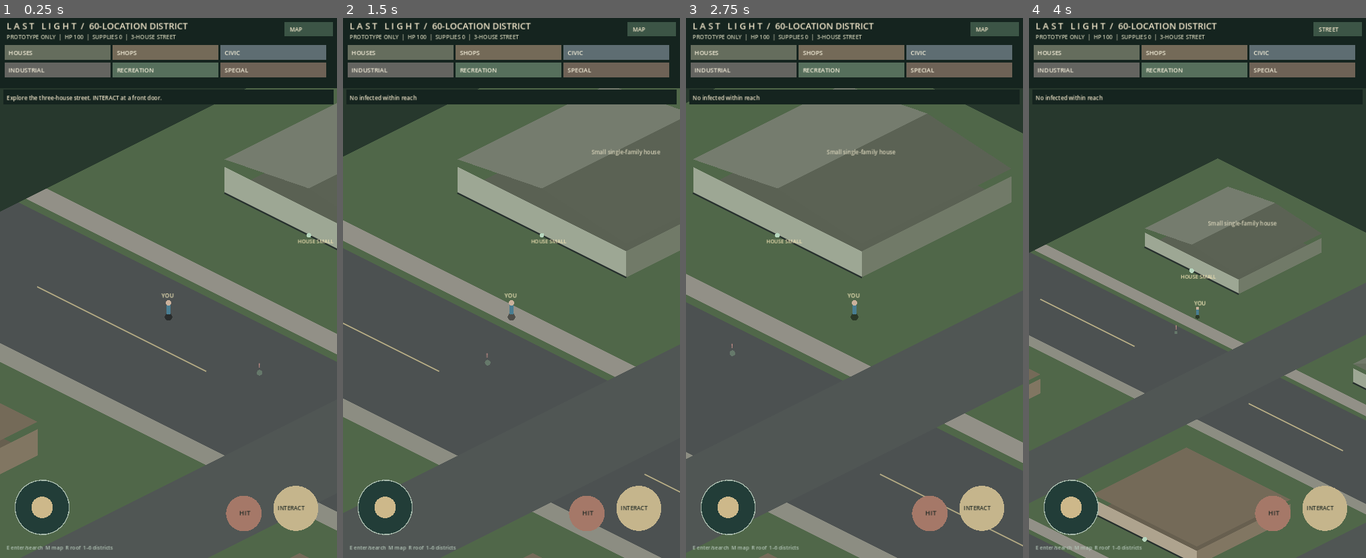
Above: before the commit, frames 1-4 (left to right).
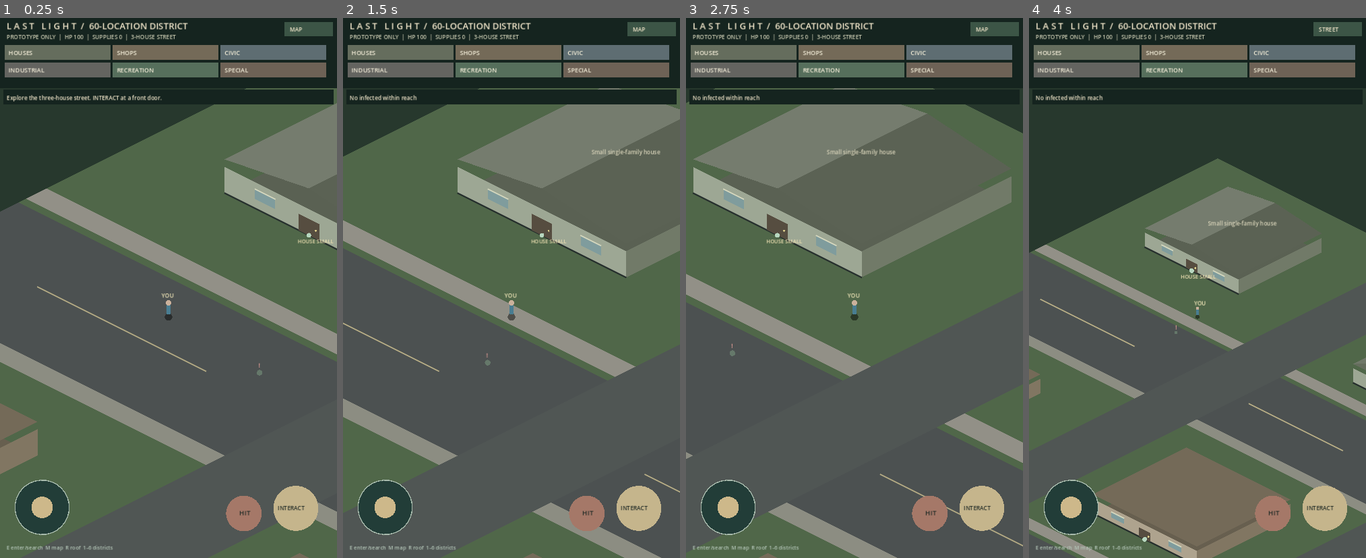
Above: after the commit, the same moments.

Repository: kalashgit/last-light-godot
Game: Godot game, scene res://scenes/neighborhood_60_showcase.tscn
Same seed, same stepped clock (60 frames per second), same inputs: the game is played once before the commit and once after it. This scene is started directly instead of the project's main scene.
Inputs (mouse positions are in pixels of both pictures, inside the frame that each line leads up to):
- Up to frame 1 (0.25 s): no input
- Up to frame 2 (1.5 s): tap Enter at 0.5 s; move the mouse to (585, 261) at 0.52 s; hold Right (ui_right) 0.53-1.25 s; tap E at 0.6 s; click (585, 261) at 0.67 s; tap Space at 0.77 s; drag from (444, 315) to (494, 396) at 1.27 s
- Up to frame 3 (2.75 s): tap Space at 2 s; move the mouse to (888, 169) at 2.02 s; hold Right (ui_right) from 2.03 s (still down); tap V at 2.1 s
- Up to frame 4 (4 s): release Right (ui_right) at 2.75 s; drag from (1180, 396) to (1096, 207) at 2.77 s; tap Enter at 3.5 s; move the mouse to (1298, 369) at 3.52 s; hold Left (ui_left) from 3.53 s (still down); tap M at 3.6 s; tap Space at 3.77 s

The runs differ from the first frame. In frame 1, 0.3% of the frame differs, in the area x 75-95%, y 31-42%; in frame 2, 0.4%; in frame 3, 0.4%, in the area x 11-45%, y 31-44%; in frame 4, 0.3%.

Commit message:
feat(world): add architectural facade windows/doors and true dual-gabled duplex prototype

Diff:
--- a/scripts/neighborhood_60_showcase.gd
+++ b/scripts/neighborhood_60_showcase.gd
@@ -400,6 +400,23 @@
         _poly(PackedVector2Array([_project(d), _project(c), _project(c, wall_height), _project(d, wall_height)]), wall)
         _poly(PackedVector2Array([_project(bx), _project(c), _project(c, wall_height), _project(bx, wall_height)]), dark_wall)
         _line(d, c, Color("262f2d"), 2)
+        # Original procedural facades: two glazed front windows and a true
+        # vertical entry panel. These are geometric placeholders, NOT F02 art.
+        for window_slot in [0.18, 0.73]:
+            var wx: float = p.x + w * window_slot
+            var wa := Vector2(wx, p.y + h)
+            var wb := Vector2(wx + minf(1.45, w * 0.12), p.y + h)
+            _poly(PackedVector2Array([
+                _project(wa, 20), _project(wb, 20),
+                _project(wb, 42), _project(wa, 42)
+            ]), Color("7f9c9d"))
+            _line(wa, wb, Color("d6d8be"), 1.3, 41)
+        var entry := Vector2(p.x + w * 0.50, p.y + h)
+        _poly(PackedVector2Array([
+            _project(entry + Vector2(-0.55, 0)), _project(entry + Vector2(0.55, 0)),
+            _project(entry + Vector2(0.55, 0), 35), _project(entry + Vector2(-0.55, 0), 35)
+        ]), Color("564d40"))
+        draw_circle(_project(entry + Vector2(0.36, 0), 17), 2.1, Color("dbcd8b"))
         if inside:
             for room in _room_rects(b):
                 var room_rect: Rect2 = room["rect"]
@@ -417,11 +434,24 @@
             if style == "flat":
                 _tile(r, roof, roof_high)
             elif style == "duplex_split":
-                var left := Rect2(p, Vector2(w / 2.0, h))
-                var right := Rect2(p + Vector2(w / 2.0, 0), Vector2(w / 2.0, h))
-                _tile(left, roof.lightened(0.05), roof_high)
-                _tile(right, roof.darkened(0.06), roof_high + 11)
-                _line(p + Vector2(w / 2.0, 0), p + Vector2(w / 2.0, h), Color("ded9c1"), 2, roof_high)
+                # Two gables, two units, one shared party-wall seam.
+                for half in range(2):
+                    var x0: float = p.x + float(half) * w / 2.0
+                    var x1: float = x0 + w / 2.0
+                    var half_center: float = (x0 + x1) / 2.0
+                    var start := Vector2(x0, p.y)
+                    var end := Vector2(x0, p.y + h)
+                    var upper_start := Vector2(x1, p.y)
+                    var upper_end := Vector2(x1, p.y + h)
+                    var ridge_start := _project(Vector2(half_center, p.y), 99)
+                    var ridge_end := _project(Vector2(half_center, p.y + h), 99)
+                    _poly(PackedVector2Array([
+                        _project(start, roof_high), ridge_start, ridge_end, _project(end, roof_high)
+                    ]), roof.lightened(0.11 if half == 0 else 0.03))
+                    _poly(PackedVector2Array([
+                        ridge_start, _project(upper_start, roof_high), _project(upper_end, roof_high), ridge_end
+                    ]), roof.darkened(0.10 if half == 0 else 0.02))
+                _line(p + Vector2(w / 2.0, 0), p + Vector2(w / 2.0, h), Color("a7a08b"), 2, roof_high)
             elif style == "hip":
                 var tip := _project(p + Vector2(w * 0.5, h * 0.50), 102)
                 _poly(PackedVector2Array([_project(a, roof_high), _project(bx, roof_high), tip]), roof.lightened(0.14))
